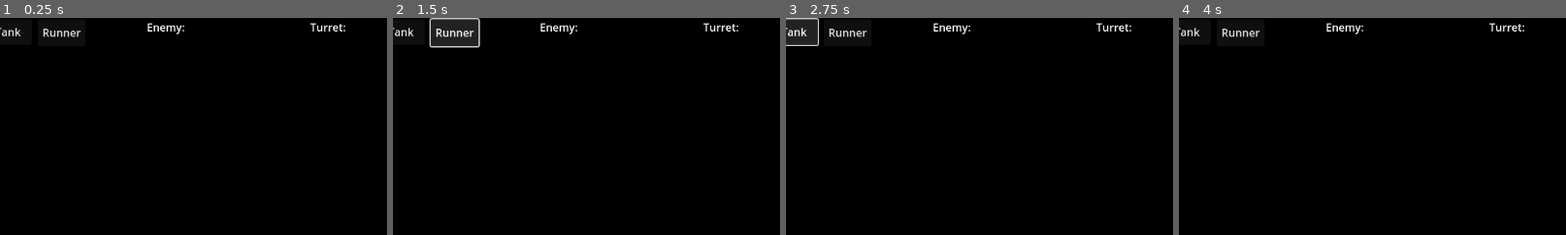
Above: before the commit, frames 1-4 (left to right).
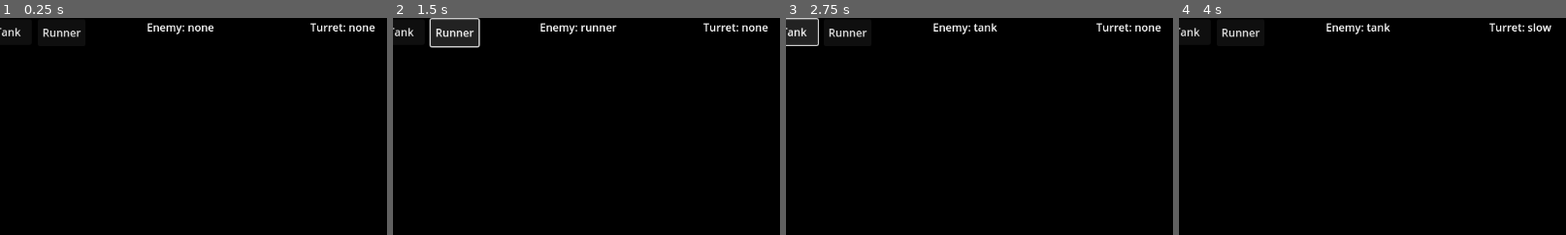
Above: after the commit, the same moments.

Repository: KeaganErasmus/JamGame1
Game: Godot game, scene res://world.tscn
Same seed, same stepped clock (60 frames per second), same inputs: the game is played once before the commit and once after it. The engine's default icon, where the game draws it, is replaced by a stand-in: a white triangle on a blue panel in a dark square.
Inputs:
- Up to frame 1 (0.25 s): no input
- Up to frame 2 (1.5 s): click "Walker" at 0.5 s; click "Runner" at 1.25 s
- Up to frame 3 (2.75 s): click "Tank" at 2 s
- Up to frame 4 (4 s): click "Heavy" at 2.75 s; click "Slow" at 3.5 s
The pictures show only the part of the screen within x 9-59%, y 0-50%; the shares and areas given below are measured in that part.

The runs differ from the first frame. In frame 1, 0.3% of the frame differs, in the area x 48-97%, y 3-7%; in frame 2, 0.3%; in frame 3, 0.3%; in frame 4, 0.3%.
Error before the commit: Parse Error: Variable "turret" has the same name as a previously declared variable. (res://world.gd:28)

Commit message:
fucky wucky

Diff:
--- a/world.gd
+++ b/world.gd
@@ -18,12 +18,6 @@
 
 var enemy = preload("res://scenes/enemy.tscn")
 var current_spawning = EnemyType.none
-
-var turret = preload("res://scenes/turret.tscn")
-var current_turret_spawning = turret_type.none
-
-@onready var en_label = $EnemySide/Label
-@onready var tur_label = $TurretSide/Label
 
 var turret = preload("res://scenes/turret.tscn")
 var current_turret_spawning = turret_type.none
@@ -67,7 +61,6 @@
 func _on_tank_pressed():
 	current_spawning = EnemyType.tank
 
-
 func _on_heavy_pressed():
 	current_turret_spawning = turret_type.heavy
 
